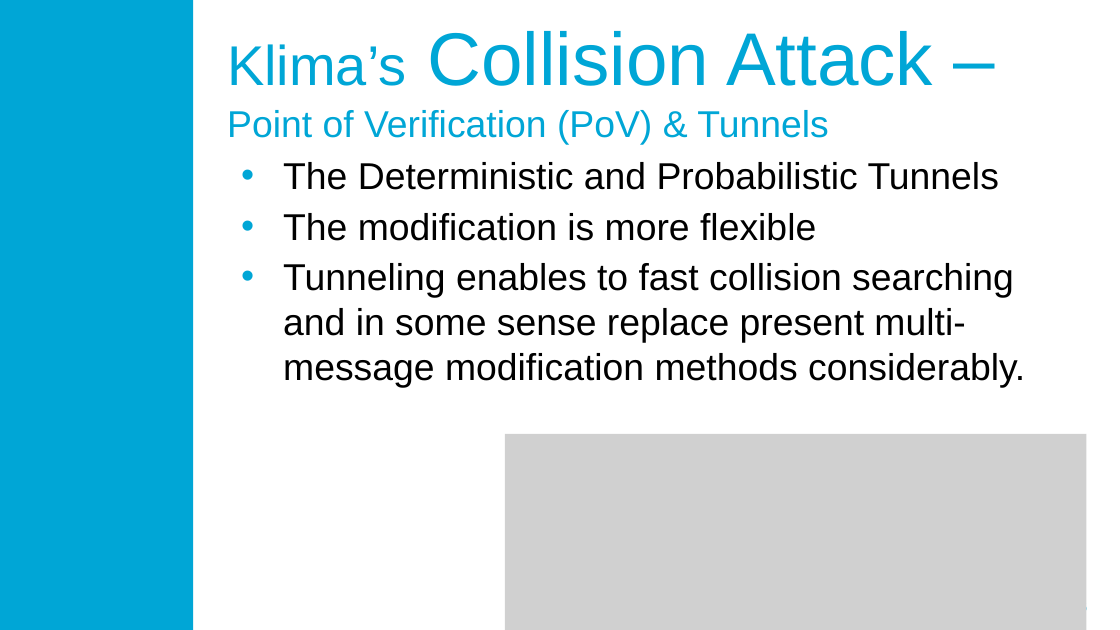
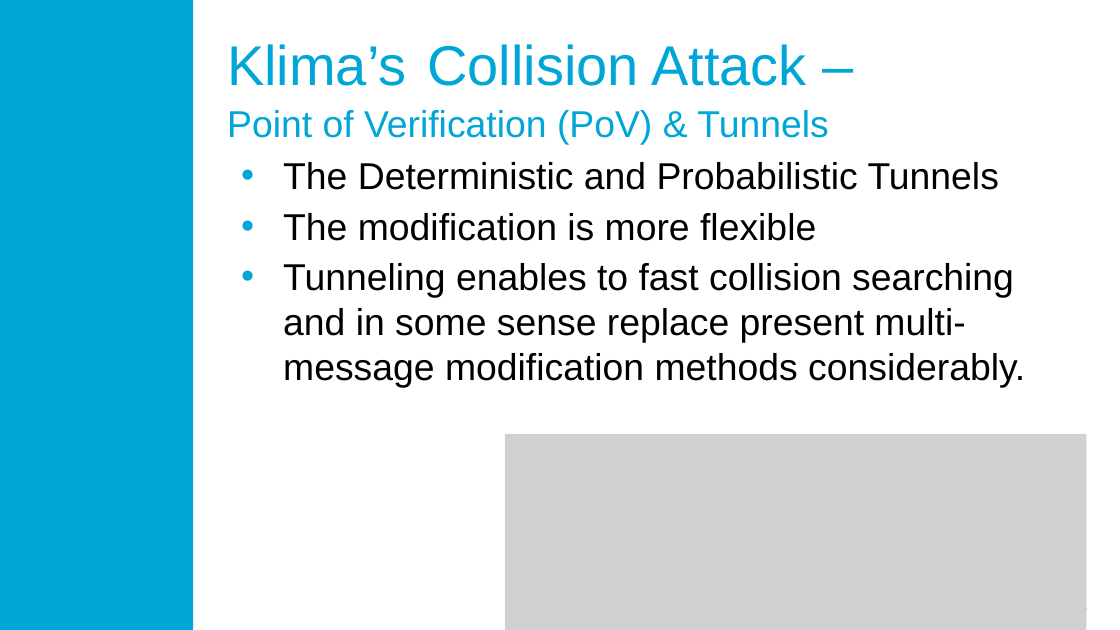
Before and after one commit to Timo9Madrid7/MD5-Collision, a slide deck: slide 6 of posts/Surveying And Reproducing MD5 Fast Collision Attack Algorithms.pptx. Drawn at 1120x630 pixels with LibreOffice and Linux fonts; fonts in the diff are those of the drawing; grey boxes stand for pictures; background and template pictures are left out. Boxes give left, top, right and bottom in pixels: in the first picture for what was removed or moved away, otherwise in the second. Text is boxed around its words. In the diff, an @@ line names an element or a change of style, - is before the commit and + after.

```diff
--- a/posts/Surveying And Reproducing MD5 Fast Collision Attack Algorithms.pptx
+++ b/posts/Surveying And Reproducing MD5 Fast Collision Attack Algorithms.pptx
@@ title "Klima’s Collision Attack – Point ..." at <box>227,44,828,145</box>: size 48 to 36 pt in "Collision Attack –" @@
```
Also in this commit, not shown: 1 other file.
